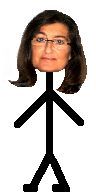
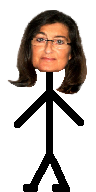
Revision of a layered 96 × 192 image; what changed, layer by layer:
painted on "prakmatisch_sympatisch.pdf" over [2, 10, 91, 95]
